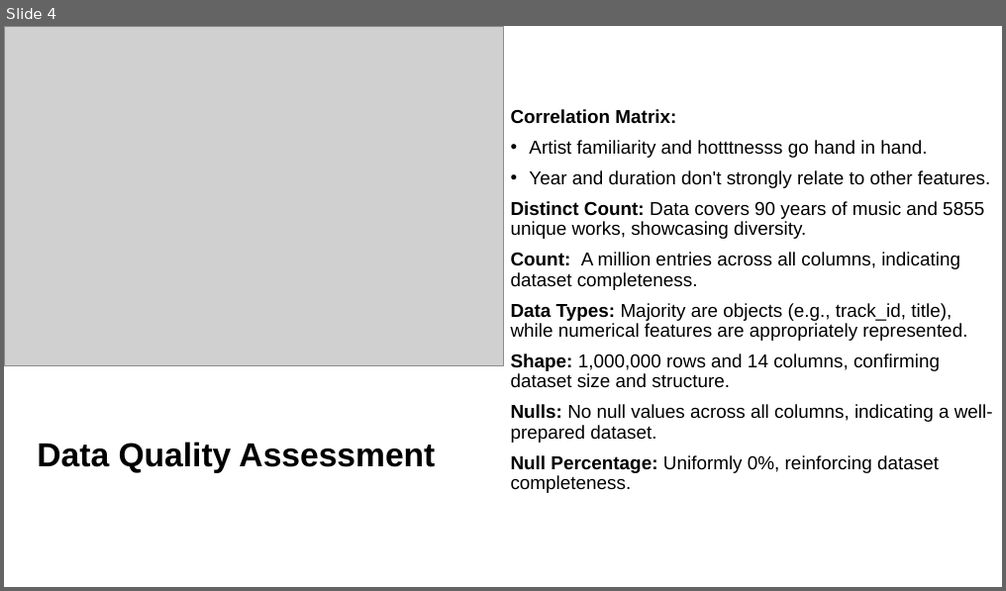
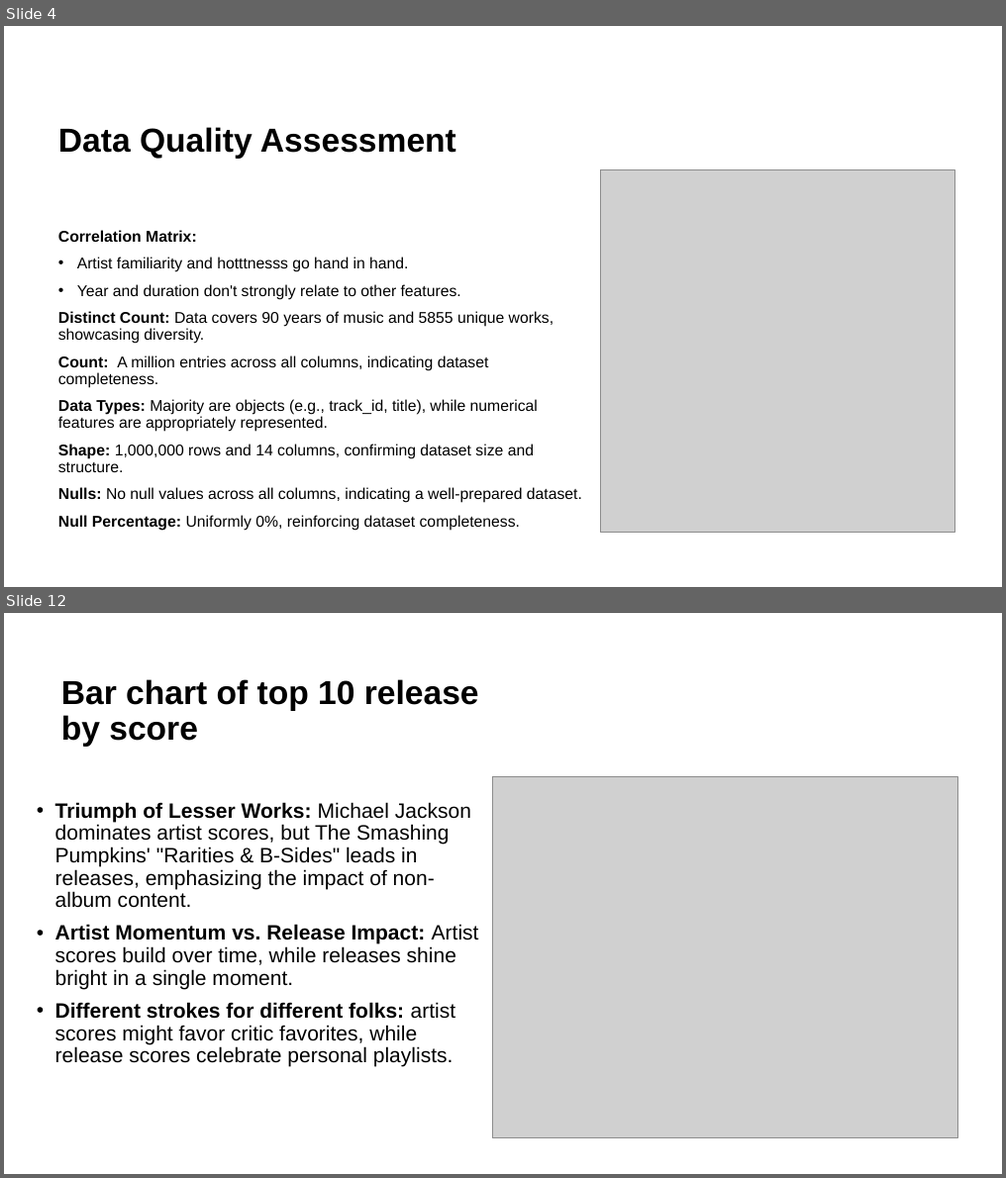
Before and after one commit to majb90/MIS548-Group-6, a slide deck: Project Presentation.pptx. Shown one above the other, each under a label of ours: slide 4 before the commit, slides 4 and 12 after it; the slides between them are not shown. The pictures are 1006x591 and 1006x1178 pixels, drawn with LibreOffice and Linux fonts; fonts in the diff are those of the drawing; grey boxes stand for pictures. Boxes give left, top, right and bottom in pixels: in the first picture for what was removed or moved away, otherwise in the second. Text is boxed around its words. In the diff, an @@ line names an element or a change of style, - is before the commit and + after.

```diff
--- a/Project Presentation.pptx
+++ b/Project Presentation.pptx
@@ slide 12 added at [4, 613, 1002, 1174], background #FFFFFF @@
@@ title added at [61, 679, 479, 747], 32 pt, text #000000, bold @@
+Bar chart of top 10 release by score
@@ picture added at [492, 777, 957, 1139] @@
@@ text added at [55, 802, 479, 1067], 20 pt, text #000000 @@
+• Triumph of Lesser Works: Michael Jackson dominates artist scores, but The Smashing Pumpkins' "Rarities & B-Sides" leads in releases, emphasizing the impact of non-album content.
+• Artist Momentum vs. Release Impact: Artist scores build over time, while releases shine bright in a single moment.
+• Different strokes for different folks: artist scores might favor critic favorites, while release scores celebrate personal playlists.
@@ slide 4 changed as well @@
@@ title "Data Quality Assessment": place and size @@
-title "Data Quality Assessment" at [37, 442, 435, 473]
+title "Data Quality Assessment" at [58, 127, 456, 159]
@@ title "Data Quality Assessment" at [58, 127, 456, 159]: vertical alignment middle to bottom @@
@@ picture: place and size @@
-picture at [4, 26, 503, 366]
+picture at [601, 170, 955, 533]
@@ text "Correlation Matrix:": place and size @@
-text "Correlation Matrix:" at [511, 109, 993, 493]
+text "Correlation Matrix:" at [58, 230, 582, 531]
@@ text "Correlation Matrix:" at [58, 230, 582, 531]: size 18 to 15 pt; vertical alignment middle to top @@
```
Also in this commit, not shown: 4 other slides changed, 16 other slides added, 1 slide removed.
